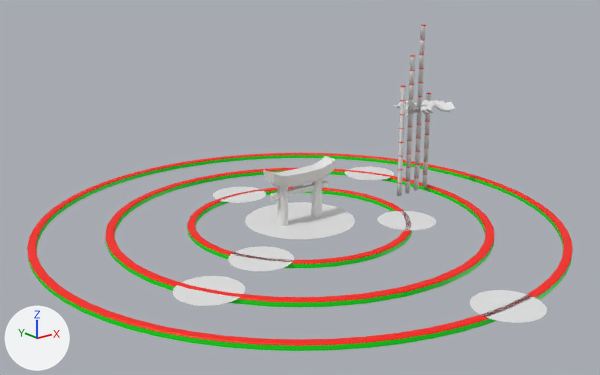
The FBX model Assets/World/spring_house.fbx: old version first, new version second.
Rendered twice from a camera (50 mm lens) standing at (-59.1, -73.8, 33.6) and looking at (-1.6, -2.0, 4.8). The lights are fixed; the arrows at lower left show +X, +Y and +Z. The picture after the commit comes second. Where no turn or scale is listed for an object, it has been applied to the vertices. Vertices at exactly the same position are counted once.
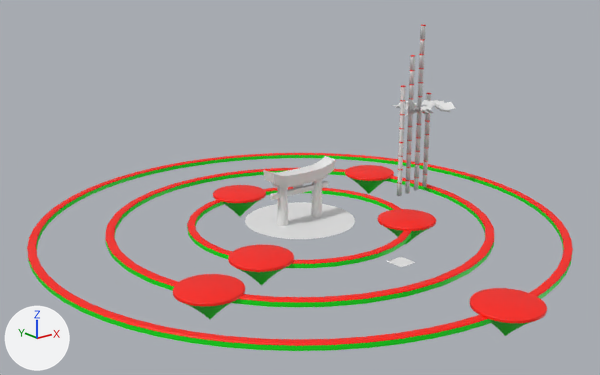
Boxes [x1, y1, x2, y2] around the edits, measured in the pictures (600 x 375 px):
'Circle.009', reshaped, rescaled, recoloured (44% taller)
    before: [470, 290, 547, 323]
    after: [470, 288, 547, 336]
'Circle.008', reshaped, rescaled, recoloured (48% taller)
    before: [173, 276, 245, 306]
    after: [173, 274, 245, 319]
'Circle.006', reshaped, rescaled, recoloured (62% taller)
    before: [228, 246, 294, 271]
    after: [228, 245, 294, 286]
'Circle.005', reshaped, rescaled, recoloured (85% taller)
    before: [378, 211, 436, 230]
    after: [378, 209, 436, 245]
'Circle.004', reshaped, rescaled, recoloured (94% taller)
    before: [213, 187, 266, 203]
    after: [213, 185, 266, 217]
'Circle.007', reshaped, rescaled, recoloured (114% taller)
    before: [345, 167, 394, 180]
    after: [345, 165, 394, 194]
'Puzzle_border', added
    after: [387, 257, 415, 267]
part 1 of me_circle_016, added
    after: [173, 165, 547, 336]
part 2 of me_circle_016, deleted
    before: [470, 290, 547, 323]

The change, as a list of edits to the scene's bpy script:
```text
Change me_circle_016:
    used by ob_circle_009; location = (0.17, -30.72, 0.0); scale = (3.5, 3.5, 3.5)
    remove me_circle_016.from_pydata(...)  # 32 vertices, 1 face; spans x -1.0..1.0, y -1.0..1.0, z 0.0
    add me_circle_016.from_pydata(...)  # 289 vertices, 289 faces; spans x -3.5..3.5, y -3.5..3.5, z -3.15..0.25
    me_circle_016 part 1: 289 vertices added at x -3.5..3.5, y -3.5..3.5, z -3.15..0.25
    me_circle_016 part 2: 32 vertices removed from x -1.0..1.0, y -1.0..1.0, z 0.0
    add me_circle_016.materials.append(mat_material_003)  # green #00e70c
    add me_circle_016.materials.append(mat_material_002)  # red #ff1500
Add me_plane_003:
    me_plane_003.from_pydata([(-1.06, -1.06, 0.0), (1.06, -1.06, 0.0), (-1.06, 1.06, 0.0), (1.06, 1.06, 0.0), (-1.0, 1.0, 0.05), (-1.0, -1.0, 0.05), (1.0, -1.0, 0.05), (1.0, 1.0, 0.05), (-1.0, 1.0, -0.01), (-1.0, -1.0, -0.01), (1.0, -1.0, -0.01), (1.0, 1.0, -0.01)], [], [(7, 4, 8, 11), (5, 4, 2, 0), (6, 5, 0, 1), (7, 6, 1, 3), (4, 7, 3, 2), (9, 10, 11, 8), (5, 6, 10, 9), (6, 7, 11, 10), (4, 5, 9, 8)])
Change ob_circle_007:
    ob_circle_007: bpy.data.objects.new('Circle.007', me_circle_014) -> bpy.data.objects.new('Circle.007', me_circle_016)
    ob_circle_007.scale: (3.5, 3.5, 3.5) -> (1.0, 1.0, 1.0)
Change ob_circle_006:
    ob_circle_006: bpy.data.objects.new('Circle.006', me_circle_013) -> bpy.data.objects.new('Circle.006', me_circle_016)
    ob_circle_006.scale: (3.5, 3.5, 3.5) -> (1.0, 1.0, 1.0)
Change ob_circle_005:
    ob_circle_005: bpy.data.objects.new('Circle.005', me_circle_009) -> bpy.data.objects.new('Circle.005', me_circle_016)
    ob_circle_005.scale: (3.5, 3.5, 3.5) -> (1.0, 1.0, 1.0)
Change ob_circle_008:
    ob_circle_008: bpy.data.objects.new('Circle.008', me_circle_015) -> bpy.data.objects.new('Circle.008', me_circle_016)
    ob_circle_008.scale: (3.5, 3.5, 3.5) -> (1.0, 1.0, 1.0)
Change ob_circle_009:
    ob_circle_009.scale: (3.5, 3.5, 3.5) -> (1.0, 1.0, 1.0)
Change ob_circle_004:
    ob_circle_004: bpy.data.objects.new('Circle.004', me_circle_007) -> bpy.data.objects.new('Circle.004', me_circle_016)
    ob_circle_004.scale: (3.5, 3.5, 3.5) -> (1.0, 1.0, 1.0)
Add ob_puzzle_border:
    ob_puzzle_border = bpy.data.objects.new('Puzzle_border', me_plane_003)
    ob_puzzle_border.location = (0.0, -17.0, 0.0)
```
